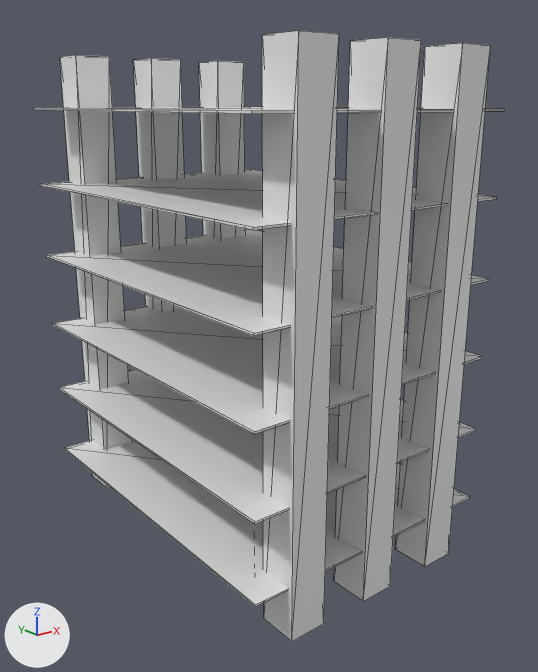
The OBJ model game/assets/buildings/b3-columns.obj: old version first, new version second.
Both versions are drawn from a camera (50 mm lens) standing at (-2.34, -3.07, 1.02) and looking at (0.04, -0.1, -0.17). Every picture has the same lights, and +X, +Y and +Z are marked at lower left. Mesh edges are drawn as thin lines. Where no turn or scale is listed for an object, it has been applied to the vertices.

Names of what the first picture shows: 'B3_Columns_Cube.070'.
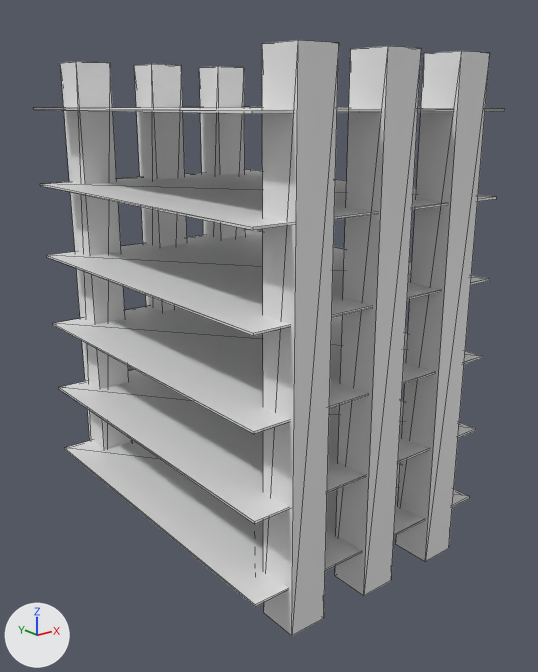
Location of each change, [x1, y1, x2, y2] in pixels of the pictures (538 x 672 px; the box of a moved part takes in the faces that stretch with it):
'B3_Columns_Cube.070', reshaped
    before: [33, 31, 505, 641]
    after: [33, 40, 505, 636]
part 1 of me_b3_columns_cube_070, moved or reshaped
    before: [199, 61, 246, 239]
    after: [262, 40, 339, 636]
part 2 of me_b3_columns_cube_070, moved or reshaped
    before: [60, 55, 132, 488]
    after: [396, 51, 490, 562]
part 3 of me_b3_columns_cube_070, moved or reshaped
    before: [133, 58, 187, 312]
    after: [335, 46, 421, 596]
part 4 of me_b3_columns_cube_070, moved or reshaped
    before: [395, 43, 491, 566]
    after: [60, 61, 132, 450]
part 5 of me_b3_columns_cube_070, moved or reshaped
    before: [262, 31, 339, 641]
    after: [199, 66, 246, 239]
part 6 of me_b3_columns_cube_070, moved or reshaped
    before: [334, 37, 421, 601]
    after: [134, 64, 187, 311]
part 7 of me_b3_columns_cube_070, moved or reshaped
    both: [47, 229, 489, 336]
part 8 of me_b3_columns_cube_070, moved or reshaped
    both: [40, 170, 497, 230]
part 9 of me_b3_columns_cube_070, moved or reshaped
    both: [33, 107, 505, 114]
part 10 of me_b3_columns_cube_070, moved or reshaped
    both: [64, 440, 470, 607]
part 11 of me_b3_columns_cube_070, moved or reshaped
    both: [59, 369, 476, 524]
part 12 of me_b3_columns_cube_070, moved or reshaped
    both: [53, 306, 482, 434]

What the commit changed:
me_b3_columns_cube_070 has 96 vertices, 144 faces and spans x -0.72..0.72, y -0.98..0.98, z -1.25..1.25.
me_b3_columns_cube_070 is used by ob_b3_columns_cube_070; location (0.0, 0.0, 0.0).
me_b3_columns_cube_070 part 1: the loose piece of 8 vertices spanning x 0.35..0.54, y 0.78..0.98, z -1.25..1.25 is scaled about the mesh origin by (-1, -1, 0.977).
me_b3_columns_cube_070 part 2: the loose piece of 8 vertices spanning x -0.54..-0.35, y 0.78..0.98, z -1.25..1.25 is scaled about the mesh origin by (-1, -1, 0.977).
me_b3_columns_cube_070 part 3: the loose piece of 8 vertices spanning x -0.1..0.09, y 0.78..0.98, z -1.25..1.25 is scaled about the mesh origin by (-1, -1, 0.977).
me_b3_columns_cube_070 part 4: the loose piece of 8 vertices spanning x 0.35..0.54, y -0.98..-0.78, z -1.25..1.25 is scaled about the mesh origin by (-1, -1, 0.977).
me_b3_columns_cube_070 part 5: the loose piece of 8 vertices spanning x -0.54..-0.35, y -0.98..-0.78, z -1.25..1.25 is scaled about the mesh origin by (-1, -1, 0.977).
me_b3_columns_cube_070 part 6: the loose piece of 8 vertices spanning x -0.1..0.09, y -0.98..-0.78, z -1.25..1.25 is scaled about the mesh origin by (-1, -1, 0.977).
me_b3_columns_cube_070 part 7: the loose piece of 8 vertices spanning x -0.72..0.72, y -0.96..0.96, z 0.19..0.2 is turned 180 degrees about the z axis through its middle.
me_b3_columns_cube_070 part 8: the loose piece of 8 vertices spanning x -0.72..0.72, y -0.96..0.96, z 0.59..0.6 is turned 180 degrees about the z axis through its middle.
me_b3_columns_cube_070 part 9: the loose piece of 8 vertices spanning x -0.72..0.72, y -0.96..0.96, z 0.98..0.99 is turned 180 degrees about the z axis through its middle.
me_b3_columns_cube_070 part 10: the loose piece of 8 vertices spanning x -0.72..0.72, y -0.96..0.96, z -1.0..-0.99 is turned 180 degrees about the z axis through its middle.
me_b3_columns_cube_070 part 11: the loose piece of 8 vertices spanning x -0.72..0.72, y -0.96..0.96, z -0.61..-0.6 is turned 180 degrees about the z axis through its middle.
me_b3_columns_cube_070 part 12: the loose piece of 8 vertices spanning x -0.72..0.72, y -0.96..0.96, z -0.21..-0.2 is turned 180 degrees about the z axis through its middle.
